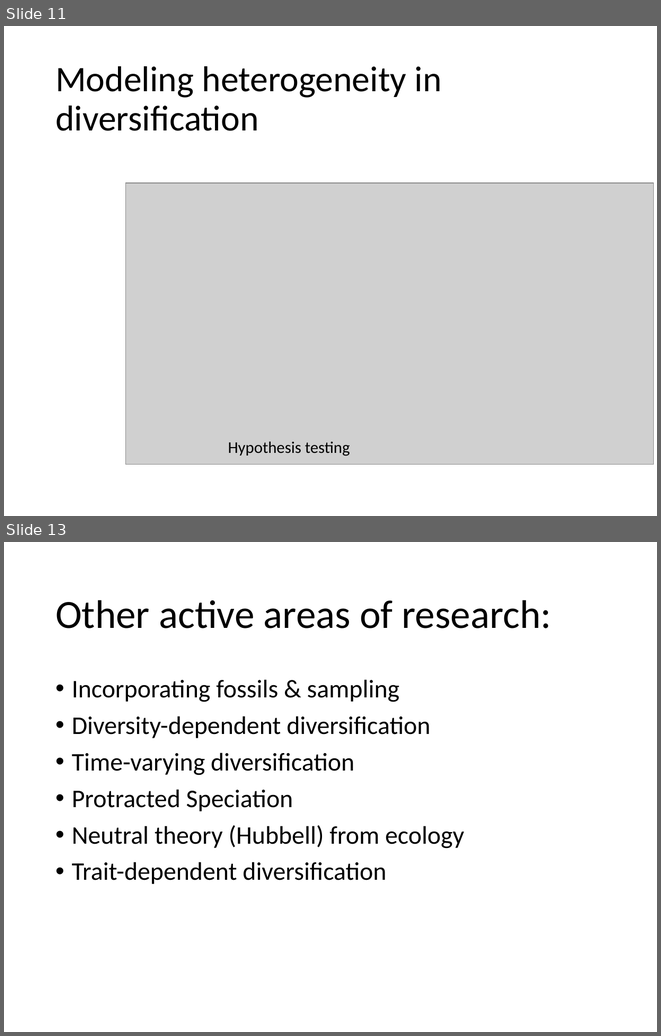
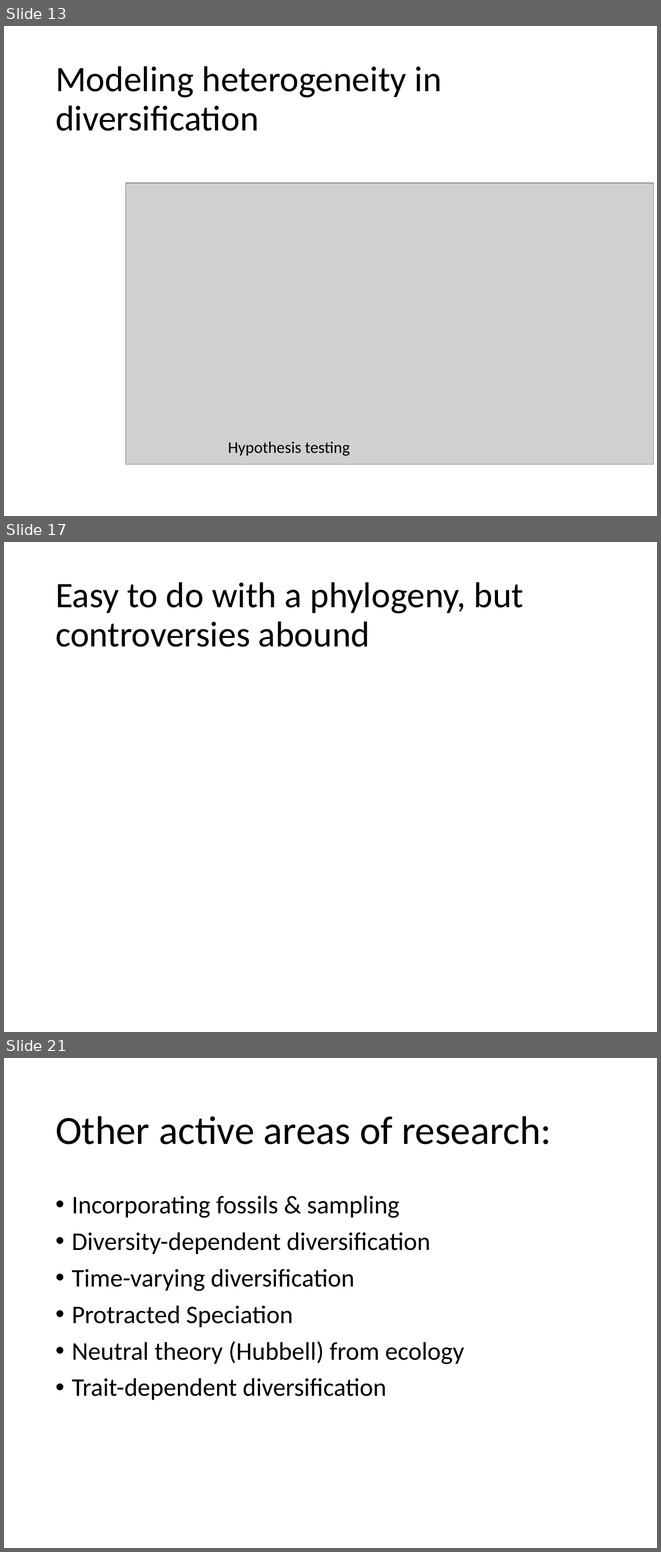
Before and after one commit to uyedaj/macrophy_course, a slide deck: lectures/slides/Diversification&SSE.pptx. Shown one above the other, each under a label of ours: slides 11 and 13 before the commit, slides 13, 17 and 21 after it; the slides between them are not shown. The pictures are 661x1036 and 661x1552 pixels, drawn with LibreOffice and Linux fonts; fonts in the diff are those of the drawing; grey boxes stand for pictures. Boxes give left, top, right and bottom in pixels: in the first picture for what was removed or moved away, otherwise in the second. Text is boxed around its words. In the diff, an @@ line names an element or a change of style, - is before the commit and + after.

```diff
--- a/lectures/slides/Diversification&SSE.pptx
+++ b/lectures/slides/Diversification&SSE.pptx
@@ slide 17 added at (4,542,657,1032), background #FFFFFF @@
@@ title added at (55,582,524,647), 39.6 pt, text #000000 @@
+Easy to do with a phylogeny, but controversies abound
@@ what was slide 11 is now slide 13 @@
@@ what was slide 13 is now slide 21 @@
```
Also in this commit, not shown: 5 slides changed, 8 other slides added, 2 other files.
